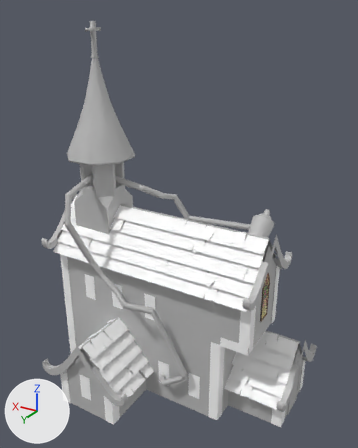
One commit to the FBX model FunGame/Assets/Assets/EnvironmentAssets/NewVenice/SongHouse/Songbirds House.fbx: the scene before it, then after it.
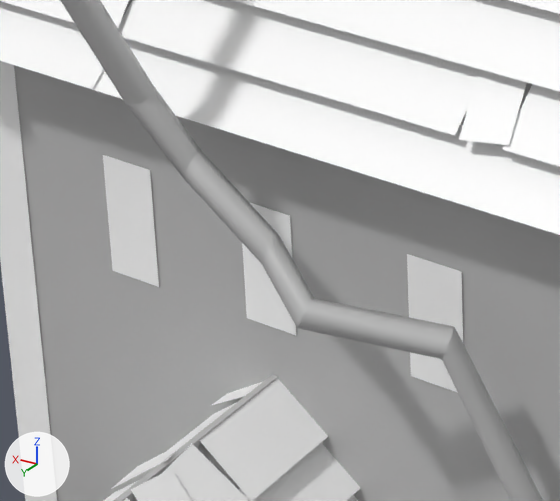
The first picture shows the older version from a camera (50 mm lens) standing at (-0.135, 0.238, 0.237) and looking at (0.009, -0.001, 0.118). The close-ups show both versions on the part from 18% to 49% of the width and 54% to 76% of the height of that picture; other places that the commit changed are outside them. Arrows for +X, +Y and +Z are at lower left; the lights stay in place. Where no turn or scale is listed for an object, it has been applied to the vertices.

Objects in the first close-up: 'HouseBase', 'RoofTiles24.001', 'RoofTiles25.001', 'RoofTiles26.001', 'RoofTiles27.001', 'RoofTiles30.001', 'RoofTiles34.004', 'Tube2', 'Window4', 'Window5', 'polySurface38.001', 'trim2'.
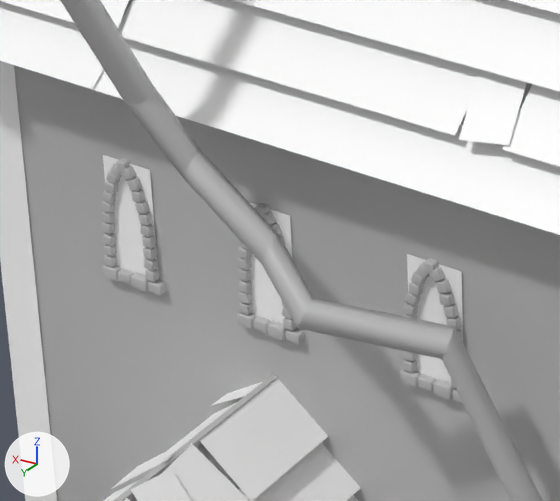
Boxes [x1, y1, x2, y2] around the edits, measured in the close-ups (560 x 501 px):
```json
{"object": "Window10", "change": "added", "after": [101, 158, 166, 295]}
{"object": "Window8", "change": "added", "after": [400, 258, 464, 403]}
{"object": "Window9", "change": "added", "after": [237, 203, 305, 344]}
```

The change, as JSON lines over the scene's bpy script:
```json
{"op": "add", "block": "me_mesh_036_1", "code": ["me_mesh_036_1 = bpy.data.meshes.new('Mesh.036')", "me_mesh_036_1.from_pydata(...)  # 600 vertices, 650 faces; spans x -0.0051..0.0051, y -0.001..0.001, z -0.0094..0.0094", "me_mesh_036_1.materials.append(mat_lambert1)  # grey #bcbcbc"]}
{"op": "add", "block": "ob_window8", "code": ["ob_window8 = bpy.data.objects.new('Window8', me_mesh_036_1)", "ob_window8.location = (0.0164, 0.021, 0.0672)"]}
{"op": "add", "block": "ob_window9", "code": ["ob_window9 = bpy.data.objects.new('Window9', me_mesh_036_1.copy())", "ob_window9.location = (0.0421, 0.021, 0.0672)"]}
{"op": "add", "block": "ob_window10", "code": ["ob_window10 = bpy.data.objects.new('Window10', me_mesh_036_1.copy())", "ob_window10.location = (0.0648, 0.021, 0.0672)"]}
```
